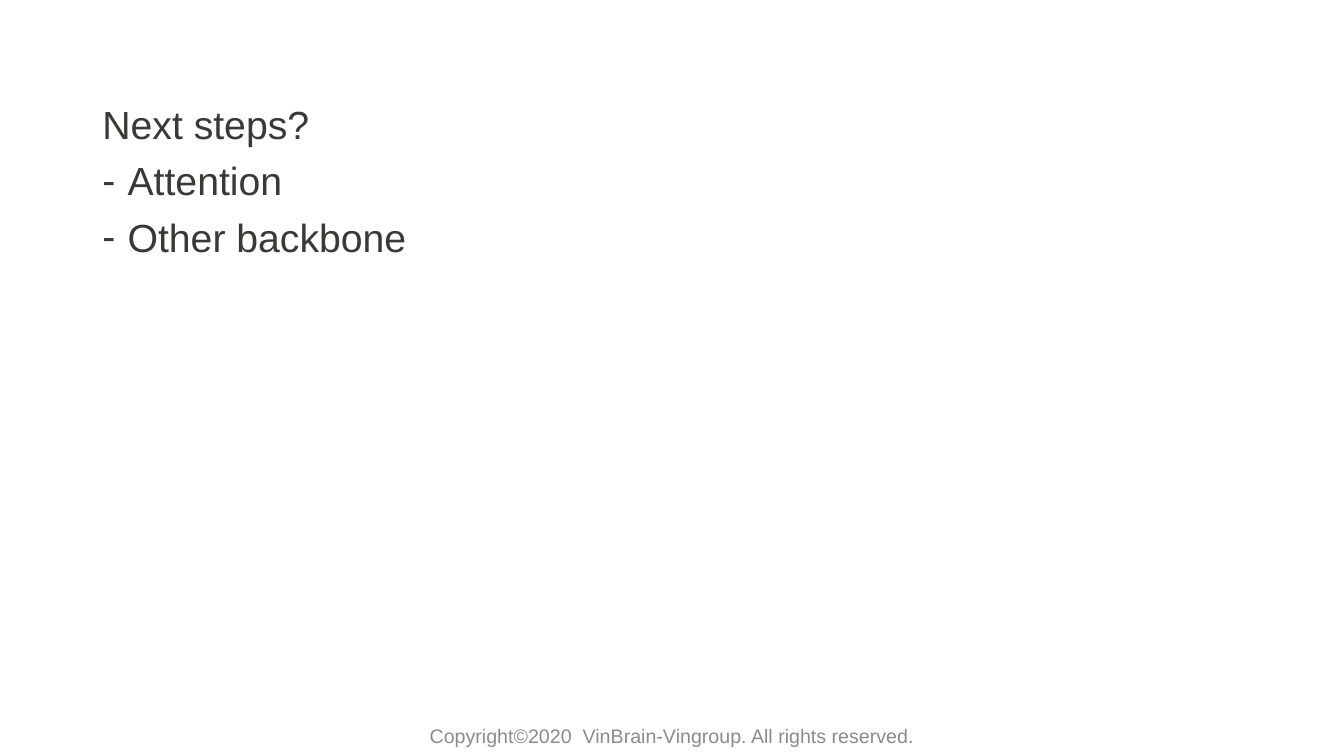
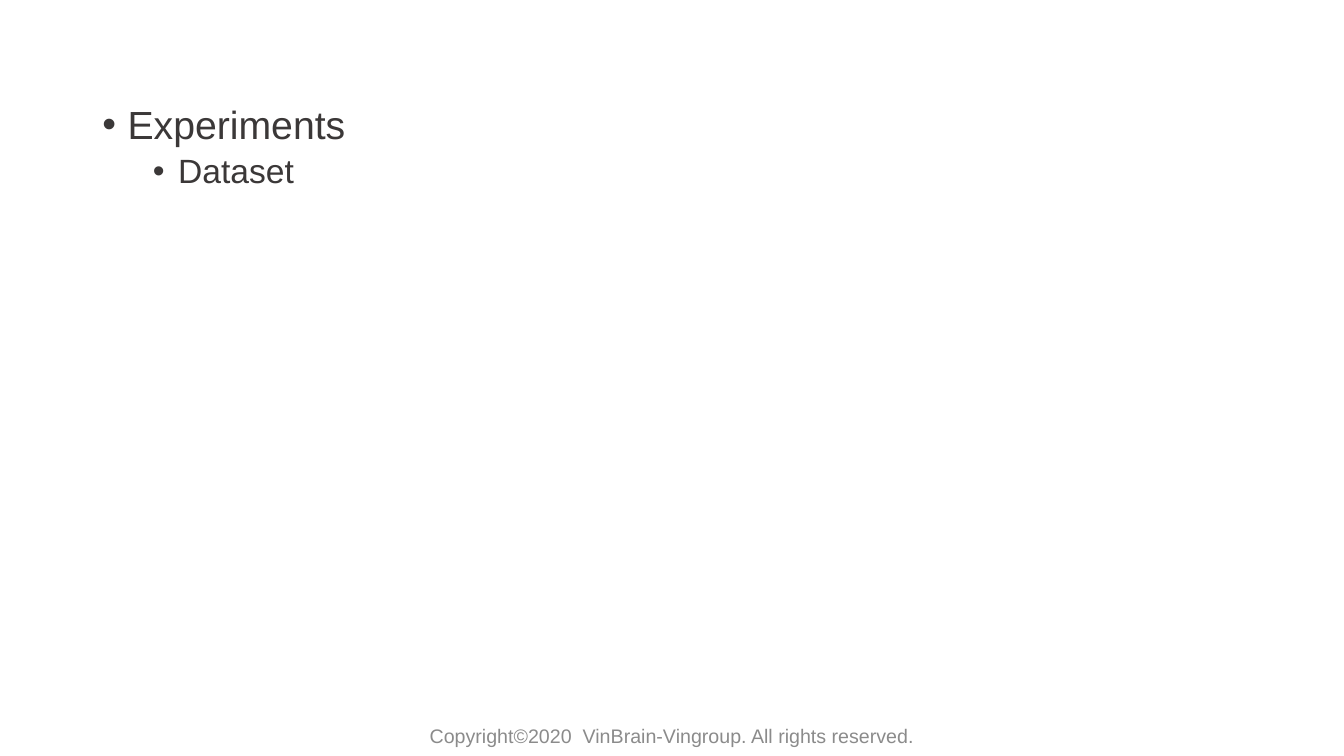
Before and after one commit to huyentls1114/vinbrain-internship, a slide deck: slide 9 of mid_term/mid_term.pptx (slide 15 before the commit). Drawn at 1344x756 pixels with LibreOffice and Linux fonts; fonts in the diff are those of the drawing; background and template pictures are left out. Boxes give left, top, right and bottom in pixels: in the first picture for what was removed or moved away, otherwise in the second. Text is boxed around its words. In the diff, an @@ line names an element or a change of style, - is before the commit and + after.

```diff
--- a/mid_term/mid_term.pptx
+++ b/mid_term/mid_term.pptx
@@ text at [128, 110, 346, 184]: text changed @@
-Next steps?
-– Attention
-– Other backbone
+• Experiments
+  • Dataset
```
Also in this commit, not shown: 7 other slides changed, 5 slides added, 6 slides removed, 5 other files.
